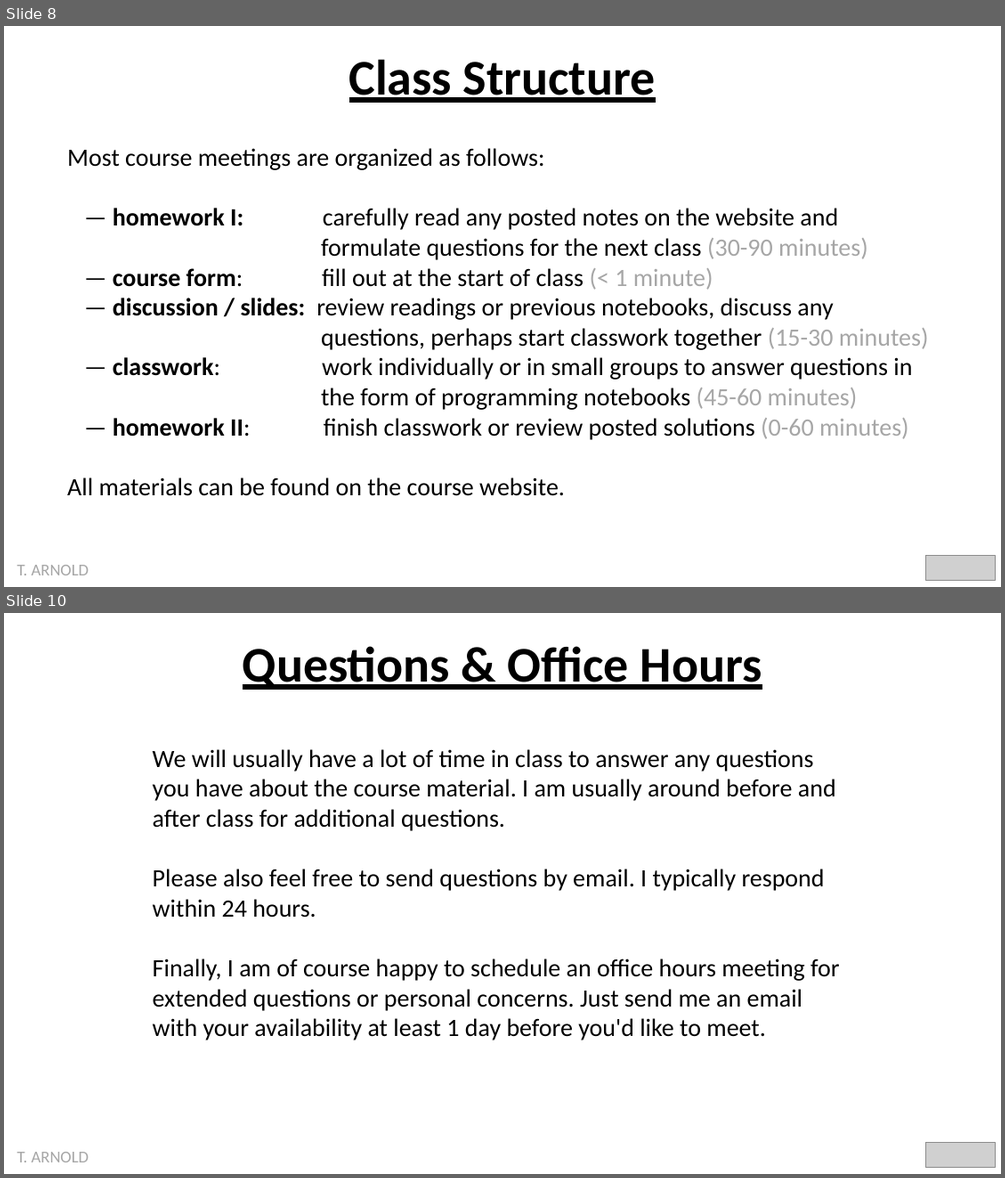
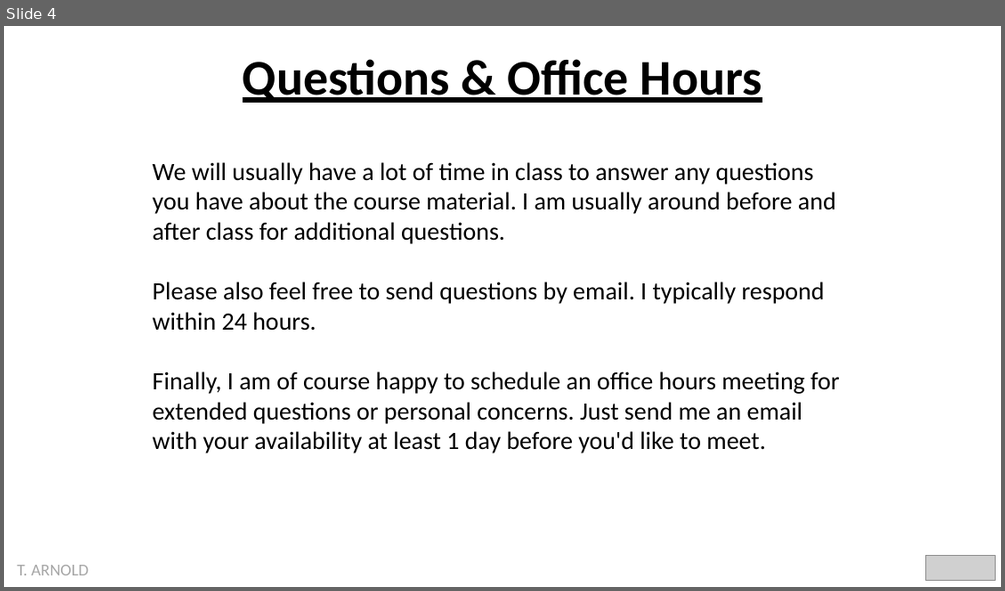
Before and after one commit to statsmaths/dsst289-f21, a slide deck: pslides/introduction.pptx. Shown one above the other, each under a label of ours: slides 8 and 10 before the commit, slide 4 after it; the slides between them are not shown. The pictures are 1005x1178 and 1005x591 pixels, drawn with LibreOffice and Linux fonts; fonts in the diff are those of the drawing; grey boxes stand for pictures. Boxes give left, top, right and bottom in pixels: in the first picture for what was removed or moved away, otherwise in the second. Text is boxed around its words. In the diff, an @@ line names an element or a change of style, - is before the commit and + after.

```diff
--- a/pslides/introduction.pptx
+++ b/pslides/introduction.pptx
@@ slide 8 removed at (x1=4, y1=26, x2=1001, y2=587), background #FFFFFF @@
@@ text removed at (x1=349, y1=59, x2=655, y2=103) @@
-Class Structure
@@ text removed at (x1=67, y1=148, x2=929, y2=496) @@
-Most course meetings are organized as follows:
-— homework I: carefully read any posted notes on the website and
-formulate questions for the next class (30-90 minutes)
-— course form: fill out at the start of class (< 1 minute)
-— discussion / slides: review readings or previous notebooks, discuss any
-questions, perhaps start classwork together (15-30 minutes)
-— classwork: work individually or in small groups to answer questions in
-the form of programming notebooks (45-60 minutes)
-— homework II: finish classwork or review posted solutions (0-60 minutes)
-All materials can be found on the course website.
@@ picture removed at (x1=925, y1=556, x2=995, y2=580) @@
@@ text removed at (x1=17, y1=564, x2=89, y2=575) @@
-T. ARNOLD
@@ what was slide 10 is now slide 4 @@
```
Also in this commit, not shown: 5 slides changed, 5 slides added, 8 other slides removed, 2 other files.
